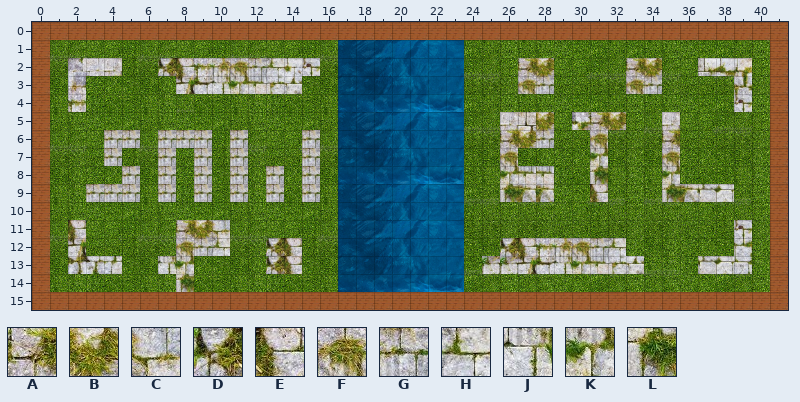
Level history. Tiled map: SnowBattle/tags/SnowBattle_working/cocos2dsimplegame/Resources/tileMap4-Level3.tmx. Above, as it was before the edit.
Cells are 50x50 px. Shown: x 0..41, y 0..15.
Key: from "snowBattle": A 13, B 14, C 15, D 18, E 19, F 22, G 23, H 24, J 30, K 31, L 40.
_ is an empty cell.
Layers that did not change in this view are not listed.
Layer "Building" before, first column x 6:
 5 ____________
 6 _GGG_G___G__
 7 _G_G_G___G__
 8 _G_G_G_G_G__
 9 _G_G_G_G_G__
10 ____________
11 __ABC_______
12 __FGH__DE___
13 _JK____DE___
14 __L_________
15 ____________
Once edited:
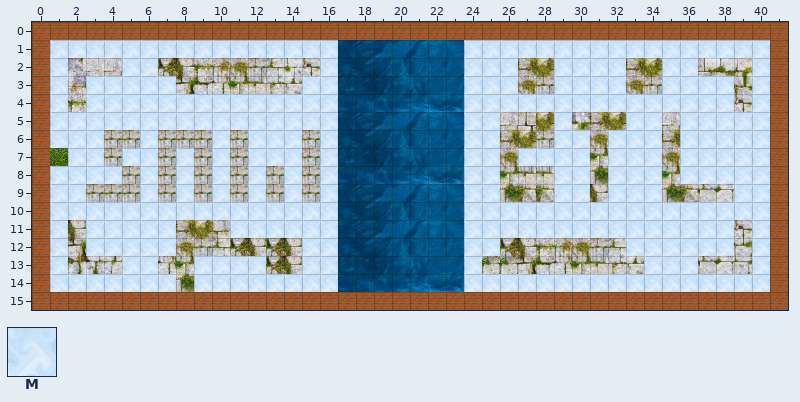
Further tiles: from "3": M 1.
Diff:
Changed rows in their new state; . is an unchanged cell.
Layer "Snow":
first column x 1:
 1 MMMMMMMMMMMMMMMM.......MMMMMMMMMMMMMMMMM
 2 M...MM.........M.......MMM..MMMM..MM...M
 3 M.MMMMM.......MM.......MMM..MMMM..MMMM.M
 4 M.MMMMMMMMMMMMMM.......MMMMMMMMMMMMMMM.M
 5 MMMMMMMMMMMMMMMM.......MM...M...MM.MMMMM
 6 MMM..M...M.MMM.M.......MM...MM.MMM.MMMMM
 7 .MM.MM.M.M.MMM.M.......MM.MMMM.MMM.MMMMM
 8 MMMM.M.M.M.M.M.M.......MM...MM.MMM.MMMMM
 9 MM...M.M.M.M.M.M.......MM...MM.MMM....MM
10 MMMMMMMMMMMMMMMM.......MMMMMMMMMMMMMMMMM
11 M.MMMMM...MMMMMM.......MMMMMMMMMMMMMMM.M
12 M.MMMMM.......MM.......MM.......MMMMMM.M
13 M...MM..MMMM..MM.......M.........MMM...M
14 MMMMMMM.MMMMMMMM.......MMMMMMMMMMMMMMMMM
Layer "Building":
first column x 11:
12 DE
Boxes around the changes in both pictures, in picture pixels (x1, y1, x2, y2):
added: (50, 40, 338, 292)
added: (464, 40, 770, 292)
